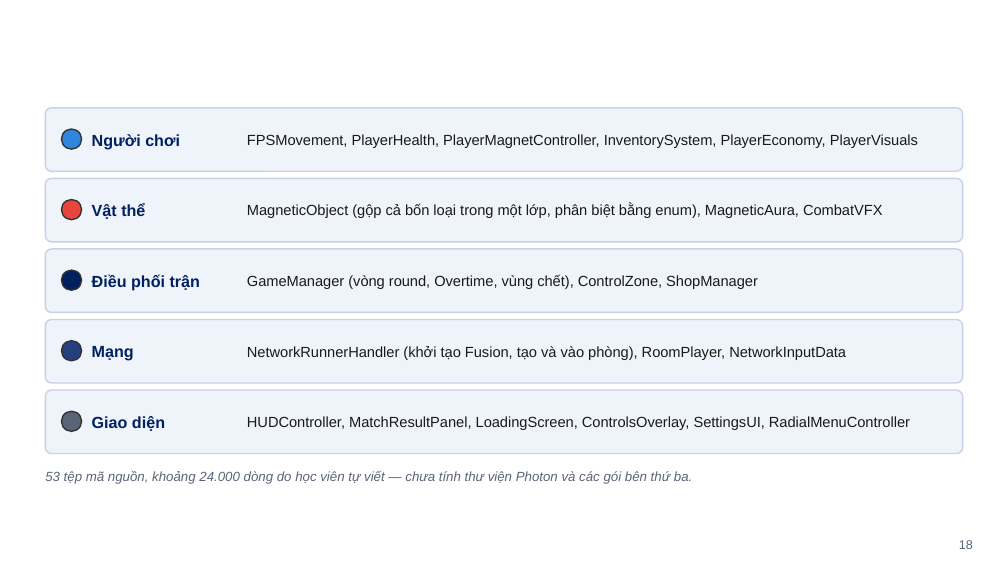
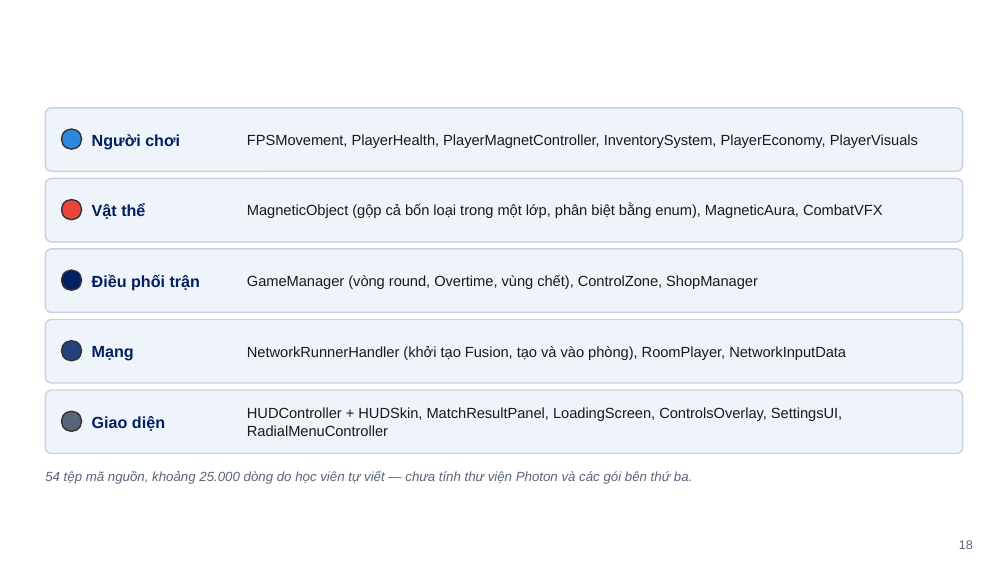
Before and after one commit to nhgkhiem0307/Magneto-Dome, a slide deck: slide 18 of NOP_BAI/[ĐT-QĐ04-BM08] Final Project.pptx. Drawn at 1008x567 pixels with LibreOffice and Linux fonts; fonts in the diff are those of the drawing; background and template pictures are left out. Boxes give left, top, right and bottom in pixels: in the first picture for what was removed or moved away, otherwise in the second. Text is boxed around its words. In the diff, an @@ line names an element or a change of style, - is before the commit and + after.

```diff
--- a/NOP_BAI/[ĐT-QĐ04-BM08] Final Project.pptx
+++ b/NOP_BAI/[ĐT-QĐ04-BM08] Final Project.pptx
@@ text at [247, 407, 842, 436]: text changed @@
-HUDController, MatchResultPanel, LoadingScreen, ControlsOverlay, SettingsUI, RadialMenuController
+HUDController + HUDSkin, MatchResultPanel, LoadingScreen, ControlsOverlay, SettingsUI, RadialMenuController
@@ text at [45, 471, 692, 484]: text changed @@
-53 tệp mã nguồn, khoảng 24.000 dòng do học viên tự viết — chưa tính thư viện Photon và các gói bên thứ ba.
+54 tệp mã nguồn, khoảng 25.000 dòng do học viên tự viết — chưa tính thư viện Photon và các gói bên thứ ba.
```
Also in this commit, not shown: 3 other slides changed, 43 other files.
